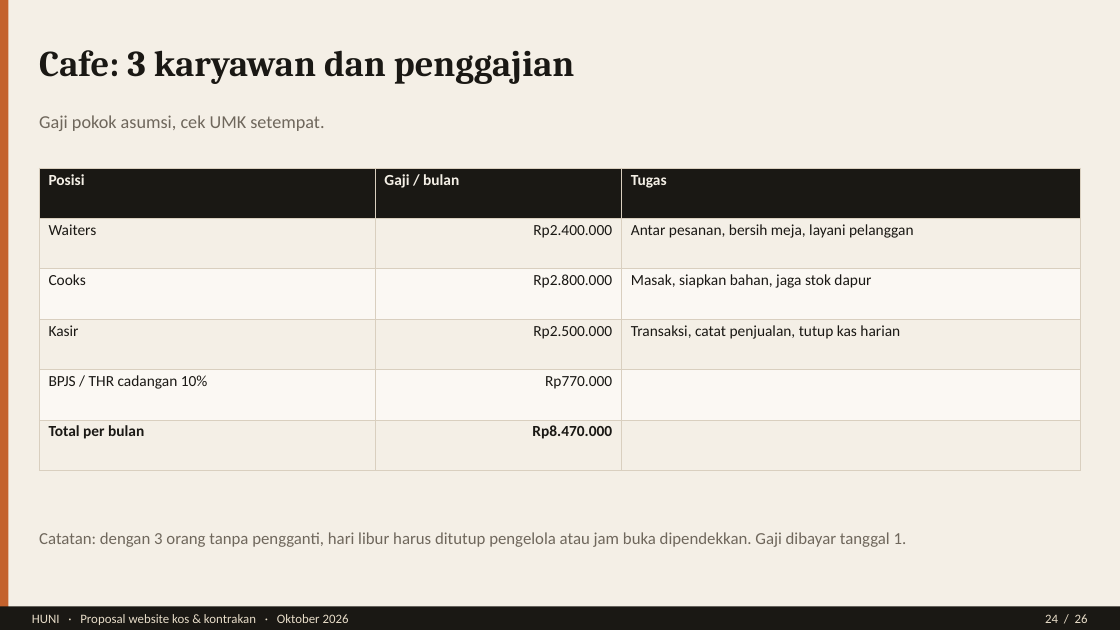
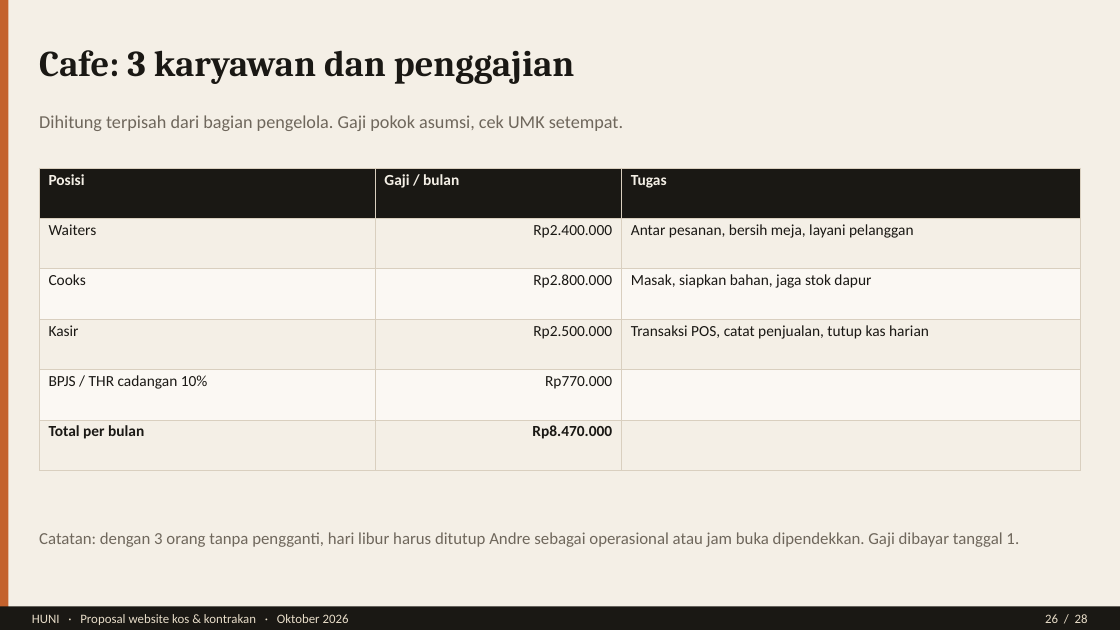
Before and after one commit to Luckywar123/Huni-porto, a slide deck: slide 26 of public/pitch/HUNI-Pitch-Deck-Lengkap.pptx (slide 24 before the commit). Drawn at 1120x630 pixels with LibreOffice and Linux fonts; fonts in the diff are those of the drawing. Boxes give left, top, right and bottom in pixels: in the first picture for what was removed or moved away, otherwise in the second. Text is boxed around its words. In the diff, an @@ line names an element or a change of style, - is before the commit and + after.

```diff
--- a/public/pitch/HUNI-Pitch-Deck-Lengkap.pptx
+++ b/public/pitch/HUNI-Pitch-Deck-Lengkap.pptx
@@ text at <box>39,115,623,131</box>: text changed @@
-Gaji pokok asumsi, cek UMK setempat.
+Dihitung terpisah dari bagian pengelola. Gaji pokok asumsi, cek UMK setempat.
@@ table at <box>39,168,1081,443</box> @@
-row 4, column 3: Transaksi, catat penjualan, tutup kas harian
+row 4, column 3: Transaksi POS, catat penjualan, tutup kas harian
@@ text at <box>39,532,1019,547</box>: text changed @@
-Catatan: dengan 3 orang tanpa pengganti, hari libur harus ditutup pengelola atau jam buka dipendekkan. Gaji dibayar tanggal 1.
+Catatan: dengan 3 orang tanpa pengganti, hari libur harus ditutup Andre sebagai operasional atau jam buka dipendekkan. Gaji dibayar tanggal 1.
@@ text at <box>1045,614,1088,623</box>: text changed @@
-24 / 26
+26 / 28
```
Also in this commit, not shown: 23 other slides changed, 3 slides added, 1 slide removed, 3 other files.
